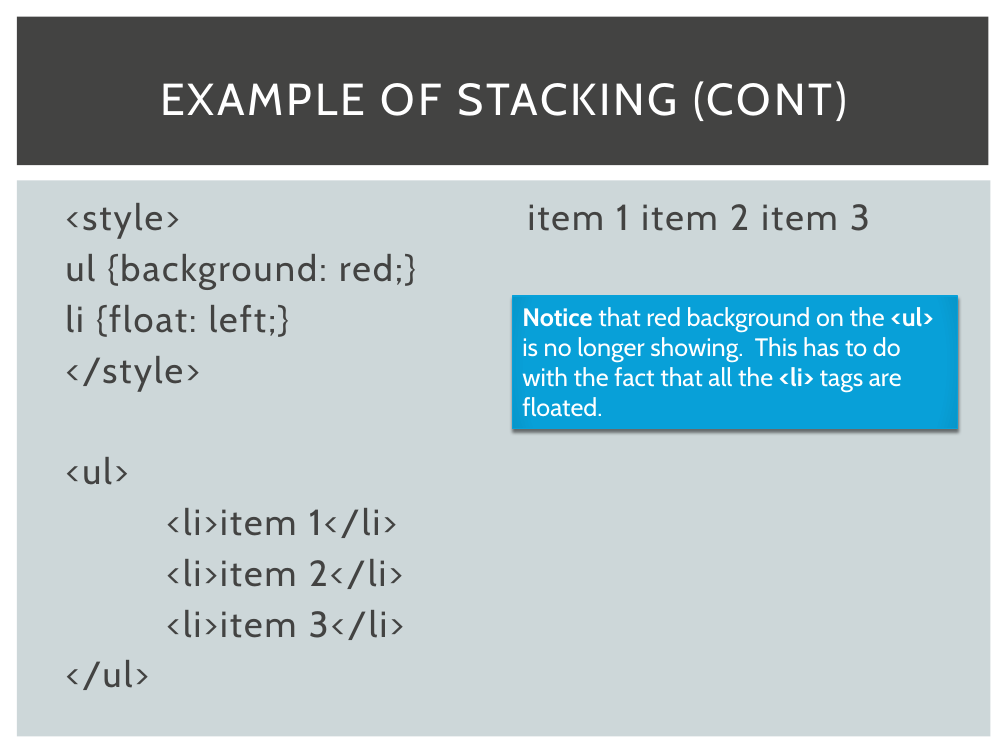
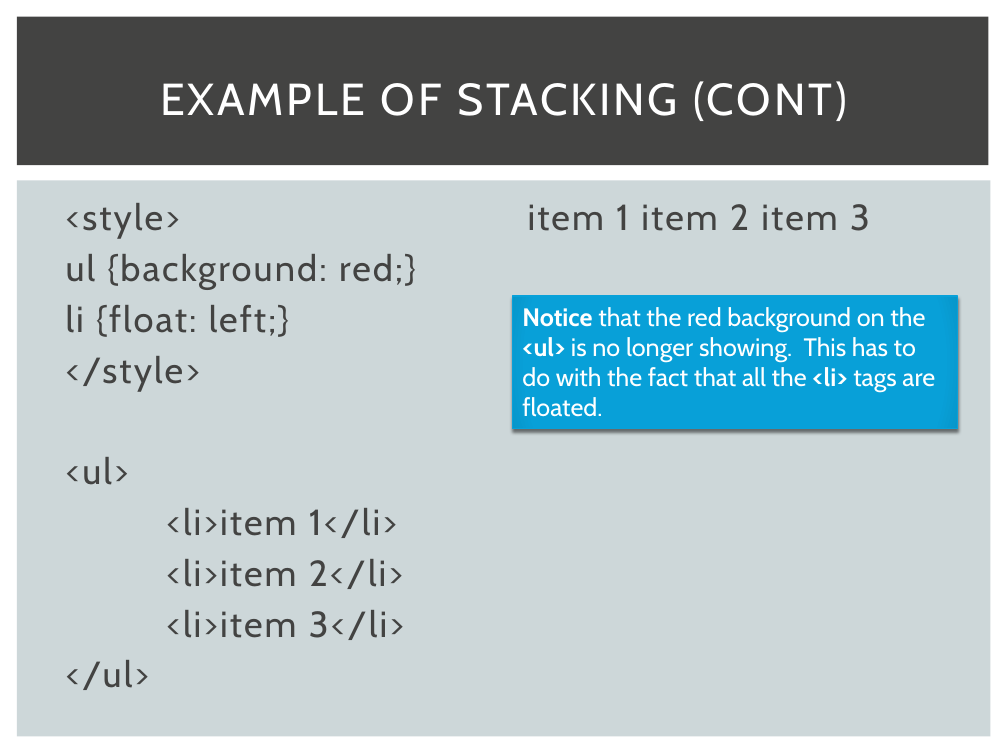
Before and after one commit to danhahn/app-talk, a slide deck: slide 9 of tech-talk.pptx. Drawn at 1008x756 pixels with LibreOffice and Linux fonts; fonts in the diff are those of the drawing. Boxes give left, top, right and bottom in pixels: in the first picture for what was removed or moved away, otherwise in the second. Text is boxed around its words. In the diff, an @@ line names an element or a change of style, - is before the commit and + after.

```diff
--- a/tech-talk.pptx
+++ b/tech-talk.pptx
@@ text in rectangle at <box>522,307,935,417</box>: text changed @@
-Notice that red background on the <ul> is no longer showing. This has to do with the fact that all the <li> tags are floated.
+Notice that the red background on the <ul> is no longer showing. This has to do with the fact that all the <li> tags are floated.
```
Also in this commit, not shown: 14 other slides changed.
